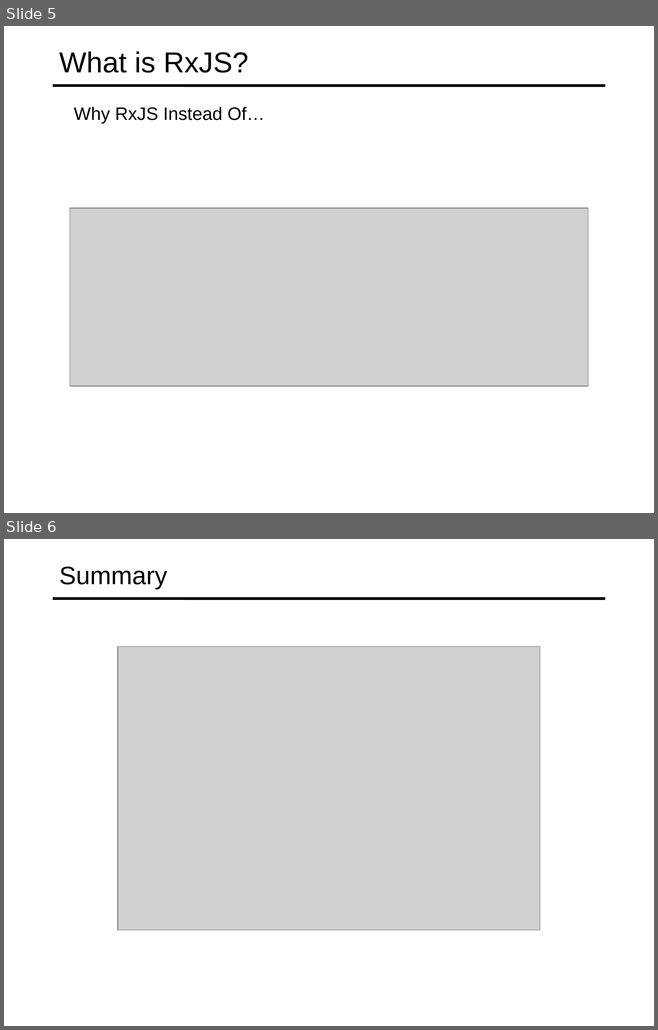
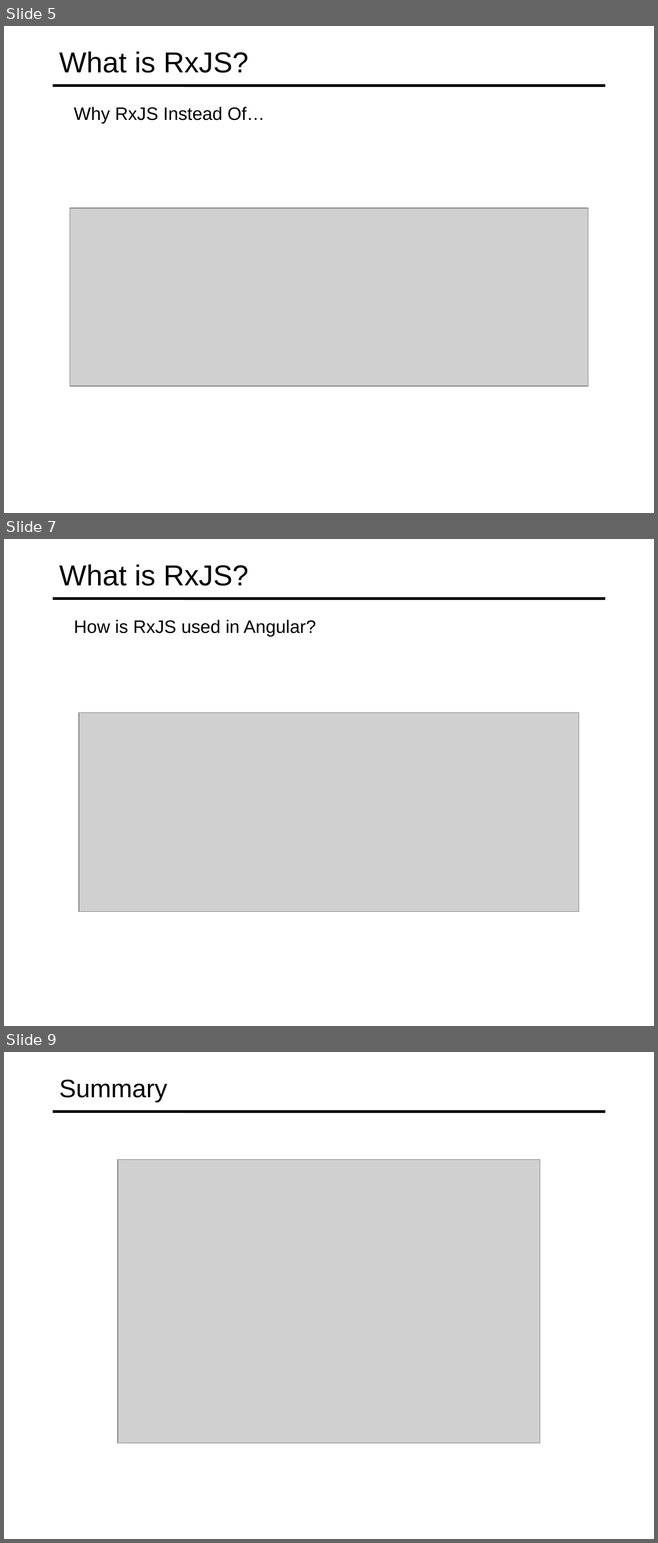
Before and after one commit to specter01wj/Jago_Link_Training, a slide deck: Angular/Angular12/RxJS Fundamental/1_Intro-to-RxJS/L1_Intro-to-RxJS.ppt. Shown one above the other, each under a label of ours: slides 5 and 6 before the commit, slides 5, 7 and 9 after it; the slides between them are not shown. The pictures are 658x1030 and 658x1543 pixels, drawn with LibreOffice and Linux fonts; fonts in the diff are those of the drawing; grey boxes stand for pictures. Boxes give left, top, right and bottom in pixels: in the first picture for what was removed or moved away, otherwise in the second. Text is boxed around its words. In the diff, an @@ line names an element or a change of style, - is before the commit and + after.

Commit message:
11/22/2021 v1

```diff
--- a/Angular/Angular12/RxJS Fundamental/1_Intro-to-RxJS/L1_Intro-to-RxJS.ppt
+++ b/Angular/Angular12/RxJS Fundamental/1_Intro-to-RxJS/L1_Intro-to-RxJS.ppt
@@ slide 7 added at <box>4,539,654,1026</box>, background #FFFFFF; not listed: 1 template element that a slide beside it also shows @@
@@ title added at <box>59,565,249,586</box>, 32 pt, text #000000 @@
+What is RxJS?
@@ text added at <box>74,620,316,636</box>, 20 pt, text #000000 @@
+  How is RxJS used in Angular?
@@ picture added at <box>79,713,578,912</box> @@
@@ what was slide 6 is now slide 9 @@
```
Also in this commit, not shown: 2 other slides added.
